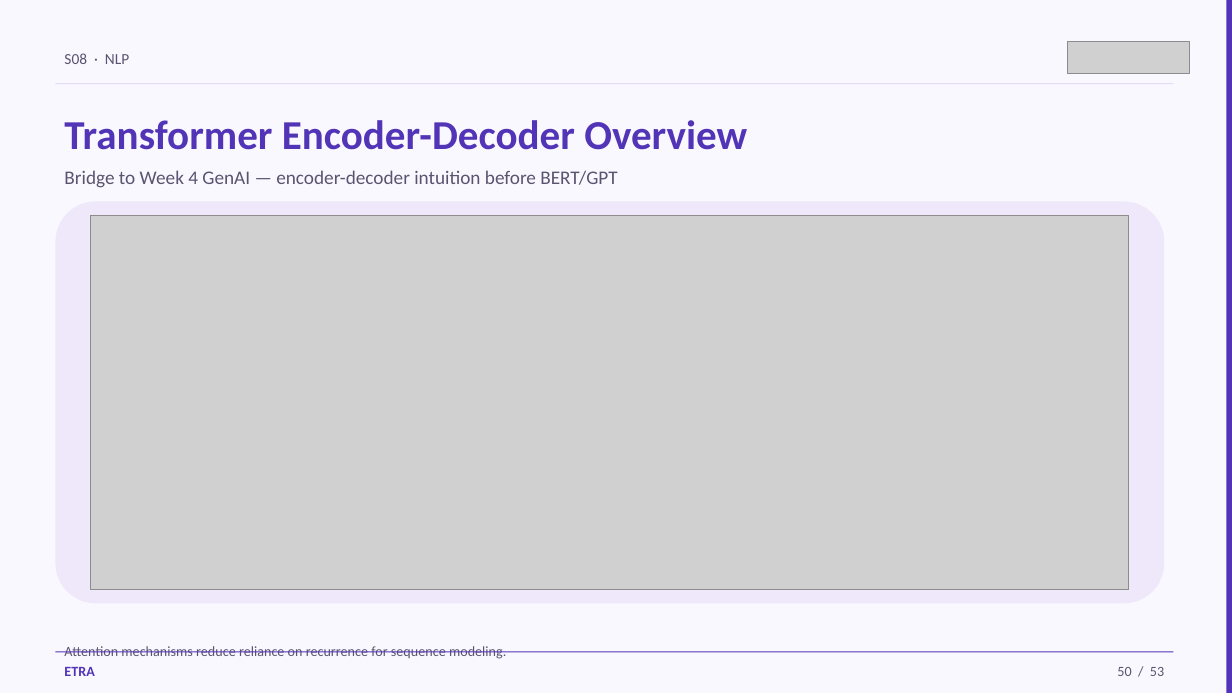
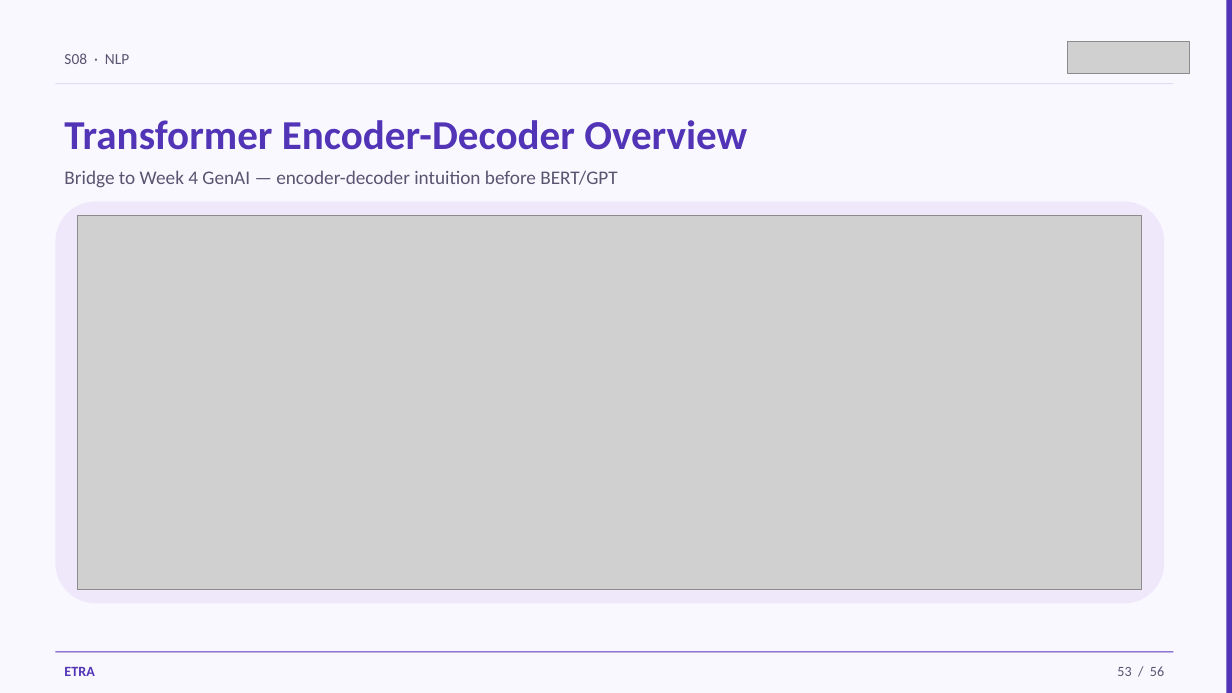
Before and after one commit to iksasa15/AI-ML, a slide deck: slide 53 of web-presentation/pdf-exports/Week3-Session1-NLP.pptx (slide 50 before the commit). Drawn at 1232x693 pixels with LibreOffice and Linux fonts; fonts in the diff are those of the drawing; grey boxes stand for pictures. Boxes give left, top, right and bottom in pixels: in the first picture for what was removed or moved away, otherwise in the second. Text is boxed around its words. In the diff, an @@ line names an element or a change of style, - is before the commit and + after.

```diff
--- a/web-presentation/pdf-exports/Week3-Session1-NLP.pptx
+++ b/web-presentation/pdf-exports/Week3-Session1-NLP.pptx
@@ picture: place and size @@
-picture at box(91, 215, 1128, 590)
+picture at box(78, 215, 1142, 590)
@@ text removed at box(64, 646, 506, 659) @@
-Attention mechanisms reduce reliance on recurrence for sequence modeling.
@@ text at box(1117, 666, 1164, 676): text changed @@
-50 / 53
+53 / 56
```
Also in this commit, not shown: 49 other slides changed, 5 slides added, 2 slides removed, 6 other files.
